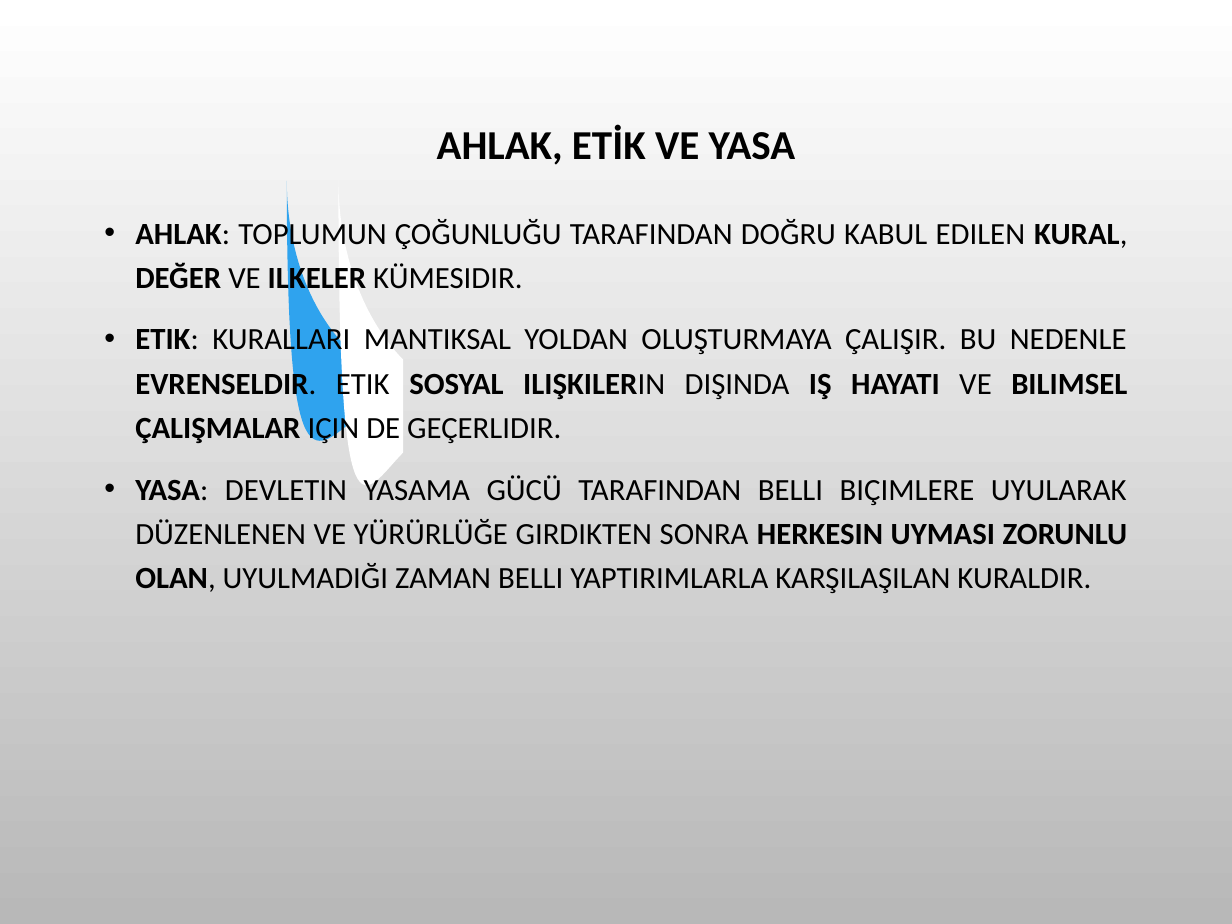
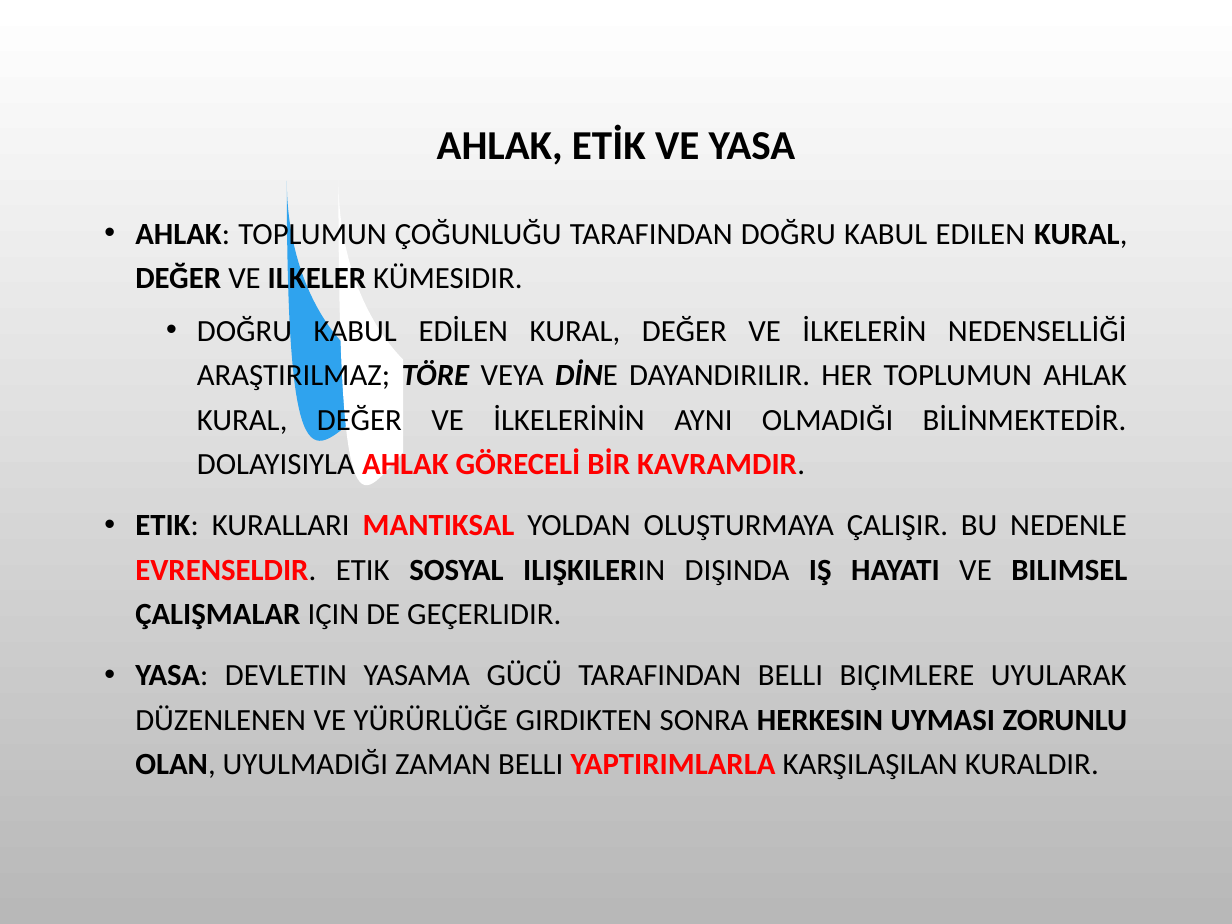
Before and after one commit to SevdanurGENC/20-21-Lecture-Notes, a slide deck: slide 8 of MeslekEtigi/1. Bolum - Meslek Etigi - Giris.ppt. Drawn at 1232x924 pixels with LibreOffice and Linux fonts; fonts in the diff are those of the drawing; background and template pictures are left out. Boxes give left, top, right and bottom in pixels: in the first picture for what was removed or moved away, otherwise in the second. Text is boxed around its words. In the diff, an @@ line names an element or a change of style, - is before the commit and + after.

```diff
--- a/MeslekEtigi/1. Bolum - Meslek Etigi - Giris.ppt
+++ b/MeslekEtigi/1. Bolum - Meslek Etigi - Giris.ppt
@@ text at box(197, 315, 1127, 475): paragraph added @@
+  • DOĞRU KABUL EDİLEN KURAL, DEĞER VE İLKELERİN NEDENSELLİĞİ ARAŞTIRILMAZ; TÖRE VEYA DİNE DAYANDIRILIR. HER TOPLUMUN AHLAK KURAL, DEĞER VE İLKELERİNİN AYNI OLMADIĞI BİLİNMEKTEDİR. DOLAYISIYLA AHLAK GÖRECELİ BİR KAVRAMDIR.
@@ text at box(135, 515, 1127, 779): text colour #000000 to #FF0000 in "MANTIKSAL EVRENSELDIR.", "YAPTIRIMLARLA"; bold on in "MANTIKSAL", "YAPTIRIMLARLA" @@
```
Also in this commit, not shown: 8 other slides changed, 20 other files.
